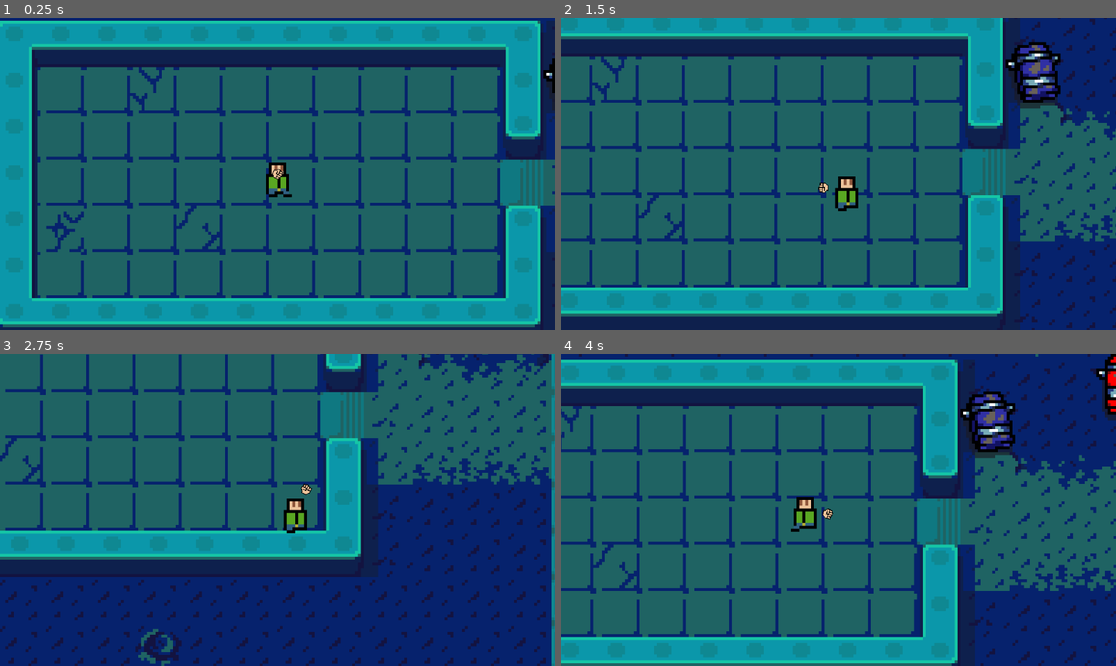
Above: before the commit, frames 1-4 (two rows, left to right).
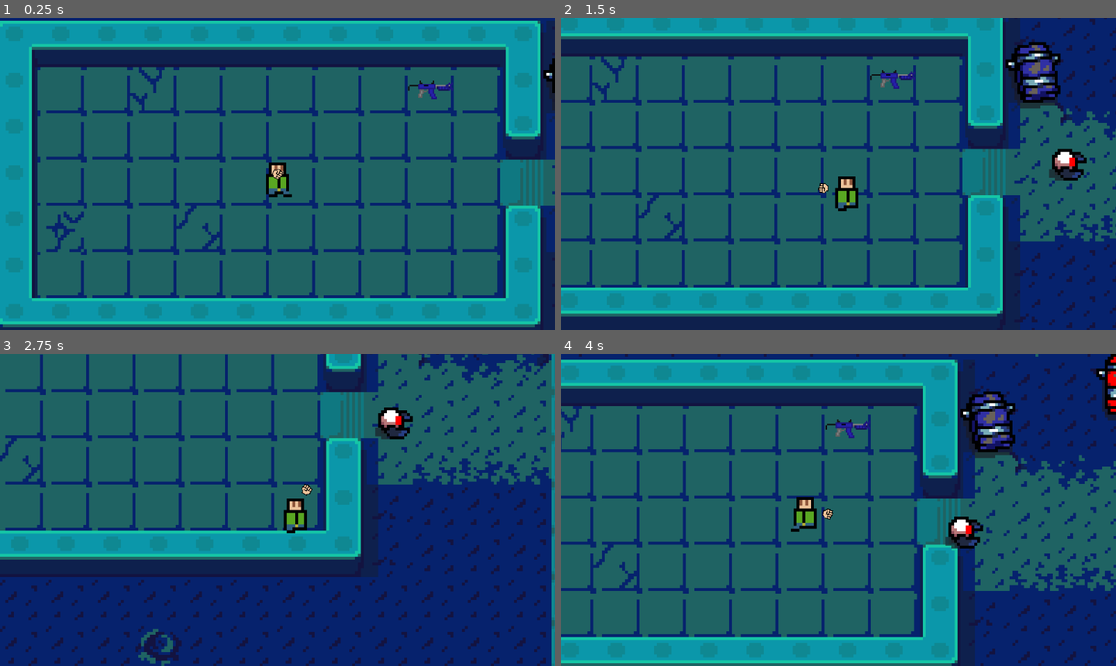
Above: after the commit, the same moments.

Repository: coldflame38/myfirstgame
Game: Godot game, scene res://world/world.tscn
Same seed, same stepped clock (60 frames per second), same inputs: the game is played once before the commit and once after it.
Inputs (mouse positions are in pixels of both pictures, inside the frame that each line leads up to):
- Up to frame 1 (0.25 s): no input
- Up to frame 2 (1.5 s): move the mouse to (960, 158) at 0.52 s; hold D (right) 0.53-1.28 s; hold E (pickup, bound only after the commit) 0.53-1.28 s; move the mouse to (727, 189) at 1.27 s; hold S (down) from 1.28 s (still down); tap Shift (run) at 1.35 s
- Up to frame 3 (2.75 s): tap E (pickup, bound only after the commit) at 1.55 s; move the mouse to (333, 441) at 2.02 s; release S (down) at 2.03 s; hold D (right) from 2.03 s (still down); hold E (pickup, bound only after the commit) from 2.03 s (still down)
- Up to frame 4 (4 s): move the mouse to (810, 572) at 2.77 s; release D (right) at 2.78 s; release E (pickup, bound only after the commit) at 2.78 s; hold W (up) 2.78-3.53 s; tap E (pickup, bound only after the commit) at 2.85, 3.8 s; move the mouse to (1005, 556) at 3.52 s; hold A (left) from 3.53 s (still down); hold Shift (run) from 3.53 s (still down)

The runs differ from the first frame. In frame 1, 0.2% of the frame differs, in the area x 73-82%, y 20-27%; in frame 2, 0.8%, in the area x 46-95%, y 16-57%; in frame 3, 0.6%; in frame 4, 0.8%.

Commit message:
punch mofos

Diff:
--- a/Player.gd
+++ b/Player.gd
@@ -1,6 +1,7 @@
 extends CharacterBody2D
 
 var movespeed = 50.0
+var health = 50
 const accel = 10.0
 @onready var sprite = $Sprite2d
 @onready var walkTimer = get_node("%walkTimer")
--- /dev/null
+++ b/hand.tscn
@@ -0,0 +1,38 @@
+[gd_scene load_steps=5 format=3 uid="uid://4egh45mlvpjq"]
+
+[ext_resource type="Script" path="res://world/hand.gd" id="1_y6tgd"]
+[ext_resource type="Texture2D" uid="uid://blqptwy6h326c" path="res://Robot Warfare Asset Pack 22-11-24/Soldiers/hand.png" id="2_itvd1"]
+
+[sub_resource type="CircleShape2D" id="CircleShape2D_nwto2"]
+radius = 2.0
+
+[sub_resource type="CircleShape2D" id="CircleShape2D_t46xr"]
+radius = 8.0
+
+[node name="hand" type="Area2D" groups=["attack"]]
+collision_layer = 20
+collision_mask = 21
+collision_priority = 10.0
+script = ExtResource("1_y6tgd")
+
+[node name="handcollide" type="CollisionShape2D" parent="."]
+position = Vector2(7, 2)
+shape = SubResource("CircleShape2D_nwto2")
+
+[node name="hand" type="Sprite2D" parent="."]
+texture_filter = 1
+position = Vector2(7, 2)
+rotation = 1.5708
+scale = Vector2(0.25, 0.25)
+texture = ExtResource("2_itvd1")
+
+[node name="handHit" type="Area2D" parent="hand"]
+collision_layer = 4
+collision_mask = 16
+
+[node name="CollisionShape2D" type="CollisionShape2D" parent="hand/handHit"]
+shape = SubResource("CircleShape2D_t46xr")
+debug_color = Color(0.948794, 0.0933444, 0.517177, 0.42)
+
+[connection signal="area_entered" from="hand/handHit" to="." method="_on_hand_hit_area_entered"]
+[connection signal="body_entered" from="hand/handHit" to="." method="_on_hand_hit_body_entered"]
--- /dev/null
+++ b/hurtbox.gd
@@ -0,0 +1,45 @@
+extends Area2D
+
+#@onready var collision = $CollisionShape2D
+@export_enum("Cooldown", "HitOnce", "DisableHitBox") var HurtBoxType = 0
+
+@onready var collision = $CollisionShape2D
+@onready var disableTimer = $DisableTimer
+
+signal hurt(damage)
+
+var hit_once_array =[]
+
+func _on_timer_timeout():
+		collision.call_deferred("set","disabled",false)
+
+
+func _on_area_entered(area):
+	if area.is_in_group("attack"):
+		if not area.get("damage") == null:
+			match HurtBoxType:
+				0: #cooldown
+					collision.call_deferred("set","disabled",true)
+					disableTimer.start()
+				1: #HitOnce
+					if hit_once_array.has(area) == false:
+						hit_once_array.append(area)
+						if area.has_signal("remove_from_array"):
+							if not area.is_connected("remove_from_array",Callable(self,"remove_from_list")):
+								area.connect("remove_from_array",Callable(self,"remove_from_list("))
+					else:
+						return
+				2: #disableHitBox
+					if area.has_method("tempDisable"):
+						area.tempDisable()
+			var damage =  area.damage
+			var angle = Vector2.ZERO
+			var knockback = 1
+			if not area.get("angle") == null:
+				angle = area.angle
+			if not area.get("knockback_amount") == null:
+				knockback = area.knockback_amount
+
+			emit_signal("hurt",damage, angle, knockback)
+			if area.has_method("enemy_hit"):
+				area.enemy_hit(1)
--- /dev/null
+++ b/hurtbox.tscn
@@ -0,0 +1,14 @@
+[gd_scene load_steps=2 format=3 uid="uid://b0nlcka5sjxla"]
+
+[ext_resource type="Script" path="res://hurtbox.gd" id="1_82ijx"]
+
+[node name="Hurtbox" type="Area2D"]
+script = ExtResource("1_82ijx")
+
+[node name="CollisionShape2D" type="CollisionShape2D" parent="."]
+
+[node name="DisableTimer" type="Timer" parent="."]
+one_shot = true
+
+[connection signal="area_entered" from="." to="." method="_on_area_entered"]
+[connection signal="timeout" from="DisableTimer" to="." method="_on_timer_timeout"]
--- a/project.godot
+++ b/project.godot
@@ -14,10 +14,6 @@
 run/main_scene="res://world/world.tscn"
 config/features=PackedStringArray("4.2", "Forward Plus")
 config/icon="res://icon.svg"
-
-[display]
-
-window/size/mode=2
 
 [input]
 
@@ -46,3 +42,22 @@
 "events": [Object(InputEventKey,"resource_local_to_scene":false,"resource_name":"","device":-1,"window_id":0,"alt_press …(182 unchanged characters)…
 ]
 }
+pickup={
+"deadzone": 0.5,
+"events": [Object(InputEventKey,"resource_local_to_scene":false,"resource_name":"","device":-1,"window_id":0,"alt_pressed":false,"shift_pressed":false,"ctrl_pressed":false,"meta_pressed":false,"pressed":false,"keycode":0,"physical_keycode":69,"key_label":0,"unicode":101,"echo":false,"script":null)
+]
+}
+interact={
+"deadzone": 0.5,
+"events": [Object(InputEventKey,"resource_local_to_scene":false,"resource_name":"","device":-1,"window_id":0,"alt_pressed":false,"shift_pressed":false,"ctrl_pressed":false,"meta_pressed":false,"pressed":false,"keycode":0,"physical_keycode":70,"key_label":0,"unicode":102,"echo":false,"script":null)
+]
+}
+
+[layer_names]
+
+2d_physics/layer_1="Enviorment"
+2d_physics/layer_2="Player"
+2d_physics/layer_3="Hand"
+2d_physics/layer_4="Object"
+2d_physics/layer_5="Enemy"
+2d_physics/layer_6="Bullet"
--- /dev/null
+++ b/punching_bag.gd
@@ -0,0 +1,25 @@
+extends CharacterBody2D
+
+
+@export var health = 10
+@export var movement_speed = 10.0
+@export var knockbackRecovery = 3.5
+var knockback = Vector2.ZERO
+
+@onready var player = get_tree().get_first_node_in_group("player")
+
+func _physics_process(delta):
+	knockback = knockback.move_toward(Vector2.ZERO, knockbackRecovery)
+	var direction = global_position.direction_to(player.global_position)
+
+	velocity = direction*movement_speed
+	velocity += knockback
+	move_and_slide()
+
+
+func _on_hurtbox_hurt(damage, angle, knockback_amount):
+	health -= damage
+	knockback = angle * knockback_amount
+	print(health)
+	if health <= 0:
+		queue_free()
--- /dev/null
+++ b/punching_bag.tscn
@@ -0,0 +1,38 @@
+[gd_scene load_steps=6 format=3 uid="uid://d0vi3rrf3887n"]
+
+[ext_resource type="Script" path="res://punching_bag.gd" id="1_cv14p"]
+[ext_resource type="Texture2D" uid="uid://bqttcfvyk52n4" path="res://Robot Warfare Asset Pack 22-11-24/Robots/Centipede.png" id="1_hev7i"]
+[ext_resource type="PackedScene" uid="uid://b0nlcka5sjxla" path="res://hurtbox.tscn" id="3_kpi67"]
+
+[sub_resource type="CapsuleShape2D" id="CapsuleShape2D_fvd4r"]
+radius = 4.0
+height = 10.0
+
+[sub_resource type="CircleShape2D" id="CircleShape2D_nylct"]
+radius = 5.0
+
+[node name="Punching bag" type="CharacterBody2D"]
+collision_layer = 16
+collision_mask = 31
+script = ExtResource("1_cv14p")
+
+[node name="Sprite2D" type="Sprite2D" parent="."]
+texture_filter = 1
+texture = ExtResource("1_hev7i")
+hframes = 8
+vframes = 18
+
+[node name="collbox" type="CollisionShape2D" parent="."]
+shape = SubResource("CapsuleShape2D_fvd4r")
+
+[node name="Hurtbox" parent="." instance=ExtResource("3_kpi67")]
+collision_layer = 16
+collision_mask = 36
+
+[node name="CollisionShape2D" parent="Hurtbox" index="0"]
+shape = SubResource("CircleShape2D_nylct")
+debug_color = Color(0.942127, 0.120271, 0.522503, 0.42)
+
+[connection signal="hurt" from="Hurtbox" to="." method="_on_hurtbox_hurt"]
+
+[editable path="Hurtbox"]
--- /dev/null
+++ b/weapon.gd
@@ -0,0 +1,7 @@
+extends Node2D
+
+
+
+func pickup():
+	#if Input.is_action_pressed("pickup") &&
+	pass
--- /dev/null
+++ b/weapon.tscn
@@ -0,0 +1,12 @@
+[gd_scene load_steps=3 format=3 uid="uid://cpw63wom3nwsq"]
+
+[ext_resource type="Script" path="res://weapon.gd" id="1_6ck86"]
+[ext_resource type="Texture2D" uid="uid://c2qksbkmfqoi1" path="res://Robot Warfare Asset Pack 22-11-24/Weapons/100 Guns by Mikiz/77.png" id="1_b2ibm"]
+
+[node name="Weapon" type="Node2D"]
+script = ExtResource("1_6ck86")
+
+[node name="AR" type="Sprite2D" parent="."]
+texture_filter = 1
+scale = Vector2(0.5, 0.5)
+texture = ExtResource("1_b2ibm")
--- a/world/hand.gd
+++ b/world/hand.gd
@@ -1,11 +1,28 @@
-extends Node2D
+extends Area2D
 
-@onready var child = get_children()[0]
+@onready var sprite = $hand
+@onready var collide = $handcollide
+
 var max_dist = 8
+var level = 1
+@export var damage = 5
+var knockback_amount = 4
+
 
 func _process(delta):
 	look_at(get_global_mouse_position())
 	var mouse_pos = get_local_mouse_position()
 	var dir = Vector2.ZERO.direction_to(mouse_pos)
 	var dist = mouse_pos.length()
-	child.position = dir * min(dist, max_dist)
+	sprite.position = dir * min(dist, max_dist)
+	collide.position = dir * min(dist, max_dist)
+
+func get_damage():
+	return damage
+
+func _on_hand_hit_area_entered(area):
+	print("Area", damage)
+
+
+func _on_hand_hit_body_entered(body):
+	print("Body", damage)
--- a/world/player.tscn
+++ b/world/player.tscn
@@ -1,13 +1,8 @@
-[gd_scene load_steps=10 format=3 uid="uid://s60trrt08cj"]
+[gd_scene load_steps=8 format=3 uid="uid://s60trrt08cj"]
 
 [ext_resource type="Script" path="res://Player.gd" id="1_1syfa"]
-[ext_resource type="Texture2D" uid="uid://blqptwy6h326c" path="res://Robot Warfare Asset Pack 22-11-24/Soldiers/hand.png" id="3_4pejj"]
+[ext_resource type="PackedScene" uid="uid://4egh45mlvpjq" path="res://hand.tscn" id="3_68jxi"]
 [ext_resource type="Texture2D" uid="uid://btb8khucdjgxo" path="res://atm1.png" id="3_k0645"]
-[ext_resource type="Script" path="res://world/hand.gd" id="4_2kefa"]
-
-[sub_resource type="CapsuleShape2D" id="CapsuleShape2D_u6qkl"]
-radius = 2.0
-height = 4.0
 
 [sub_resource type="Animation" id="Animation_i2e5j"]
 resource_name = "idle"
@@ -52,6 +47,8 @@
 height = 10.0
 
 [node name="Player" type="CharacterBody2D" groups=["player"]]
+collision_layer = 2
+collision_mask = 19
 script = ExtResource("1_1syfa")
 
 [node name="walkTimer" type="Timer" parent="."]
@@ -71,20 +68,6 @@
 vframes = 6
 frame = 2
 
-[node name="Node2D" type="Node2D" parent="Sprite2d"]
-script = ExtResource("4_2kefa")
-
-[node name="hand" type="Sprite2D" parent="Sprite2d/Node2D"]
-texture_filter = 1
-position = Vector2(7, 2)
-rotation = 1.5708
-scale = Vector2(0.25, 0.25)
-texture = ExtResource("3_4pejj")
-
-[node name="handColl" type="CollisionShape2D" parent="Sprite2d/Node2D"]
-position = Vector2(7, 2)
-shape = SubResource("CapsuleShape2D_u6qkl")
-
 [node name="AnimationPlayer" type="AnimationPlayer" parent="."]
 libraries = {
 "": SubResource("AnimationLibrary_at2vu")
@@ -92,9 +75,15 @@
 
 [node name="Camera2D" type="Camera2D" parent="."]
 zoom = Vector2(6, 6)
+limit_left = -370
+limit_top = -380
+limit_right = 1440
+limit_bottom = 700
 position_smoothing_enabled = true
 position_smoothing_speed = 7.0
 
 [node name="bodyColl" type="CollisionShape2D" parent="."]
 position = Vector2(0, 2)
 shape = SubResource("CapsuleShape2D_7q6sq")
+
+[node name="hand" parent="." instance=ExtResource("3_68jxi")]
--- a/world/world.tscn
+++ b/world/world.tscn
@@ -1,8 +1,10 @@
-[gd_scene load_steps=7 format=3 uid="uid://cd1yelvb6d8qb"]
+[gd_scene load_steps=9 format=3 uid="uid://cd1yelvb6d8qb"]
 
 [ext_resource type="Texture2D" uid="uid://bsl4dxkbb3svo" path="res://Robot Warfare Asset Pack 22-11-24/Obstacles and Objects/obstacles-and-objects.png" id="2_lxfrv"]
 [ext_resource type="PackedScene" uid="uid://s60trrt08cj" path="res://world/player.tscn" id="2_o6wyd"]
 [ext_resource type="Texture2D" uid="uid://chajcpdw8lagv" path="res://Robot Warfare Asset Pack 22-11-24/Tileset/tileset_arranged.png" id="3_xntp2"]
+[ext_resource type="PackedScene" uid="uid://cpw63wom3nwsq" path="res://weapon.tscn" id="4_vruks"]
+[ext_resource type="PackedScene" uid="uid://d0vi3rrf3887n" path="res://punching_bag.tscn" id="5_j212a"]
 
 [sub_resource type="TileSetAtlasSource" id="TileSetAtlasSource_dle81"]
 texture = ExtResource("3_xntp2")
@@ -874,6 +876,7 @@
 
 [sub_resource type="TileSet" id="TileSet_630rr"]
 physics_layer_0/collision_layer = 1
+physics_layer_0/collision_mask = 7
 sources/0 = SubResource("TileSetAtlasSource_dle81")
 sources/1 = SubResource("TileSetAtlasSource_4x8u1")
 
@@ -892,3 +895,9 @@
 
 [node name="Player" parent="." instance=ExtResource("2_o6wyd")]
 position = Vector2(3, 4)
+
+[node name="Weapon" parent="." instance=ExtResource("4_vruks")]
+position = Vector2(56, -25)
+
+[node name="Punching bag" parent="." instance=ExtResource("5_j212a")]
+position = Vector2(131, 4)
Binary file added: Robot Warfare Asset Pack 22-11-24/UI/ui_split.png
Not shown, added: Robot Warfare Asset Pack 22-11-24/UI/ui_split.png.import
Not shown, added: Robot Warfare Asset Pack 22-11-24/Weapons/100 Guns by Mikiz/!ALERT!.txt
Binary file added: Robot Warfare Asset Pack 22-11-24/Weapons/100 Guns by Mikiz/1.png
Not shown, added: Robot Warfare Asset Pack 22-11-24/Weapons/100 Guns by Mikiz/1.png.import
Binary file added: Robot Warfare Asset Pack 22-11-24/Weapons/100 Guns by Mikiz/10.png
Not shown, added: Robot Warfare Asset Pack 22-11-24/Weapons/100 Guns by Mikiz/10.png.import
Binary file added: Robot Warfare Asset Pack 22-11-24/Weapons/100 Guns by Mikiz/100.png
Not shown, added: Robot Warfare Asset Pack 22-11-24/Weapons/100 Guns by Mikiz/100.png.import
Binary file added: Robot Warfare Asset Pack 22-11-24/Weapons/100 Guns by Mikiz/11.png
Not shown, added: Robot Warfare Asset Pack 22-11-24/Weapons/100 Guns by Mikiz/11.png.import
Binary file added: Robot Warfare Asset Pack 22-11-24/Weapons/100 Guns by Mikiz/12.png
(and 189 more such lines)
